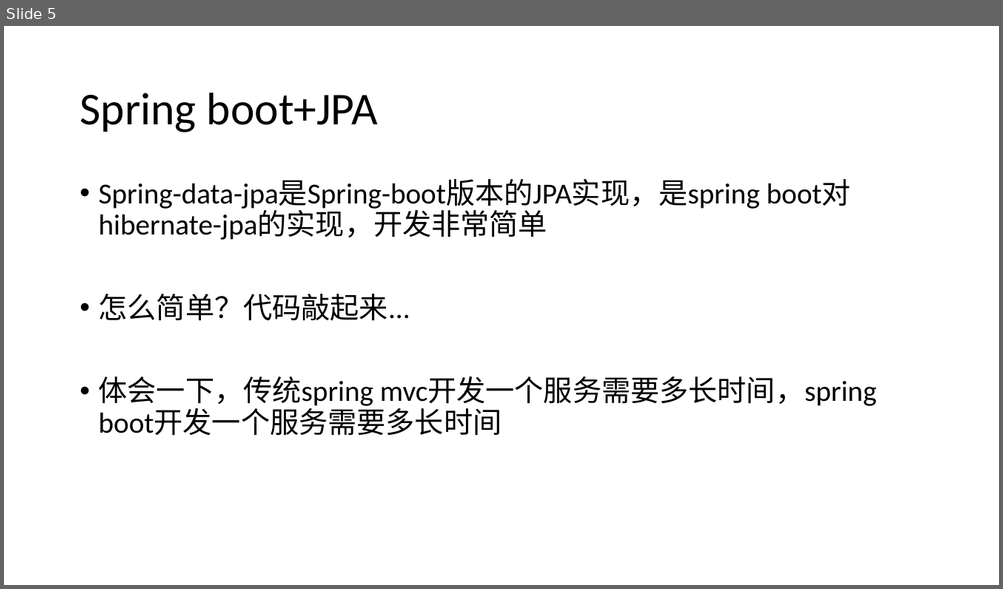
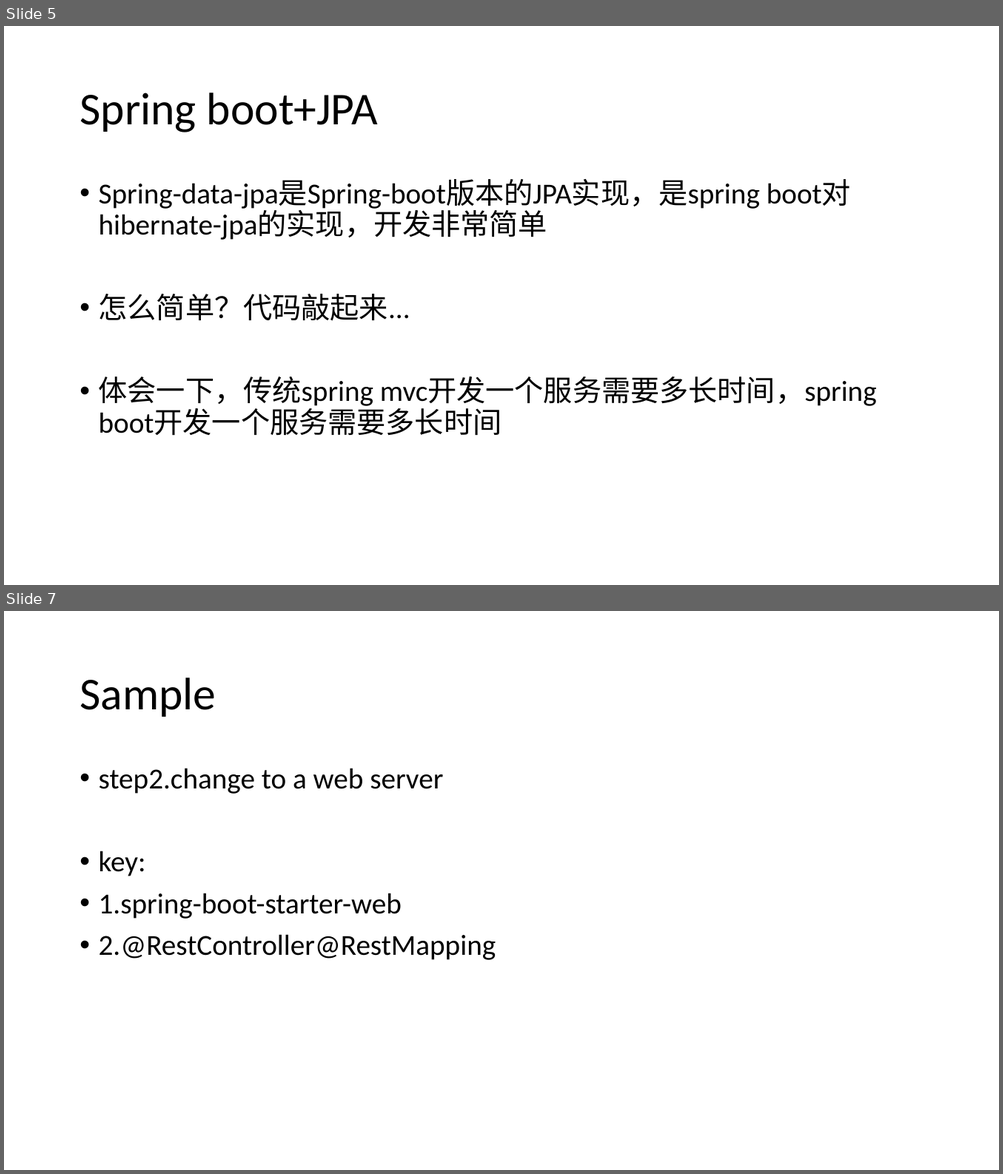
Before and after one commit to HusterRichard/demo-java-jpa-hibernate, a slide deck: Y Spring data jpa.pptx. Shown one above the other, each under a label of ours: slide 5 before the commit, slides 5 and 7 after it; the slides between them are not shown. The pictures are 1003x589 and 1003x1174 pixels, drawn with LibreOffice and Linux fonts; fonts in the diff are those of the drawing. Boxes give left, top, right and bottom in pixels: in the first picture for what was removed or moved away, otherwise in the second. Text is boxed around its words. In the diff, an @@ line names an element or a change of style, - is before the commit and + after.

```diff
--- a/Y Spring data jpa.pptx
+++ b/Y Spring data jpa.pptx
@@ slide 7 added at [4,611,999,1170], background #FFFFFF @@
@@ title added at [79,678,216,717], 44 pt, text #000000 @@
+Sample
@@ text added at [99,768,496,960], 28 pt, text #000000 @@
+• step2.change to a web server
+• key:
+• 1.spring-boot-starter-web
+• 2.@RestController@RestMapping
```
Also in this commit, not shown: 2 other slides added.
